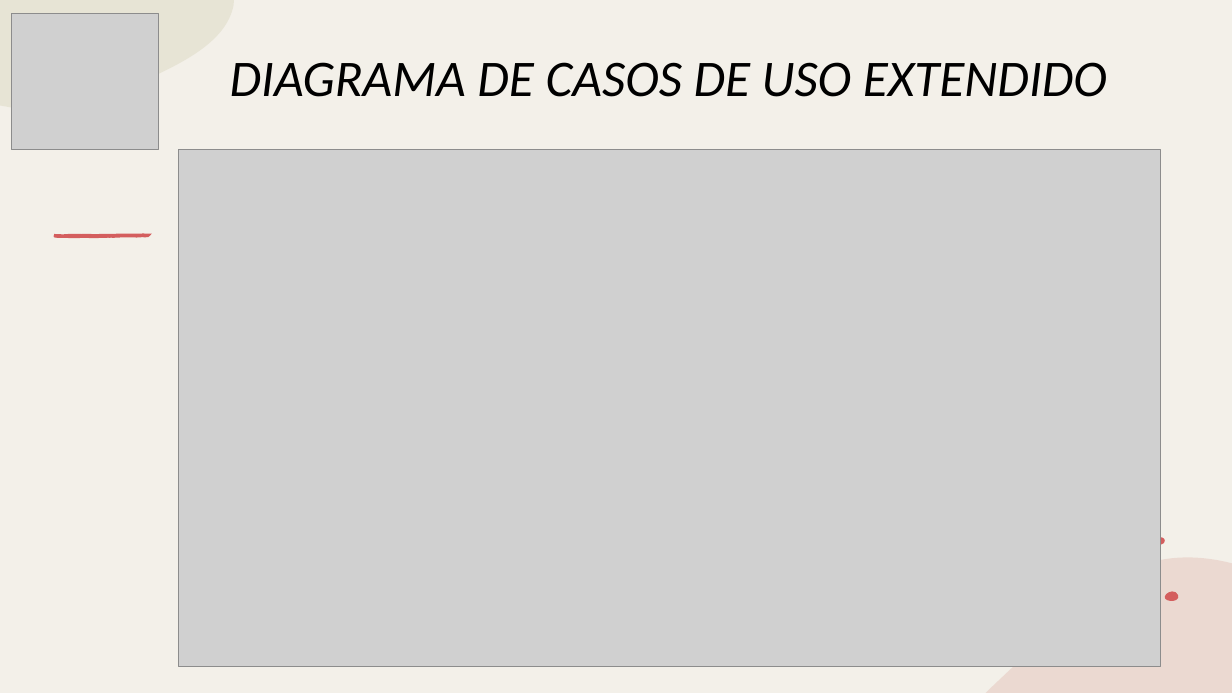
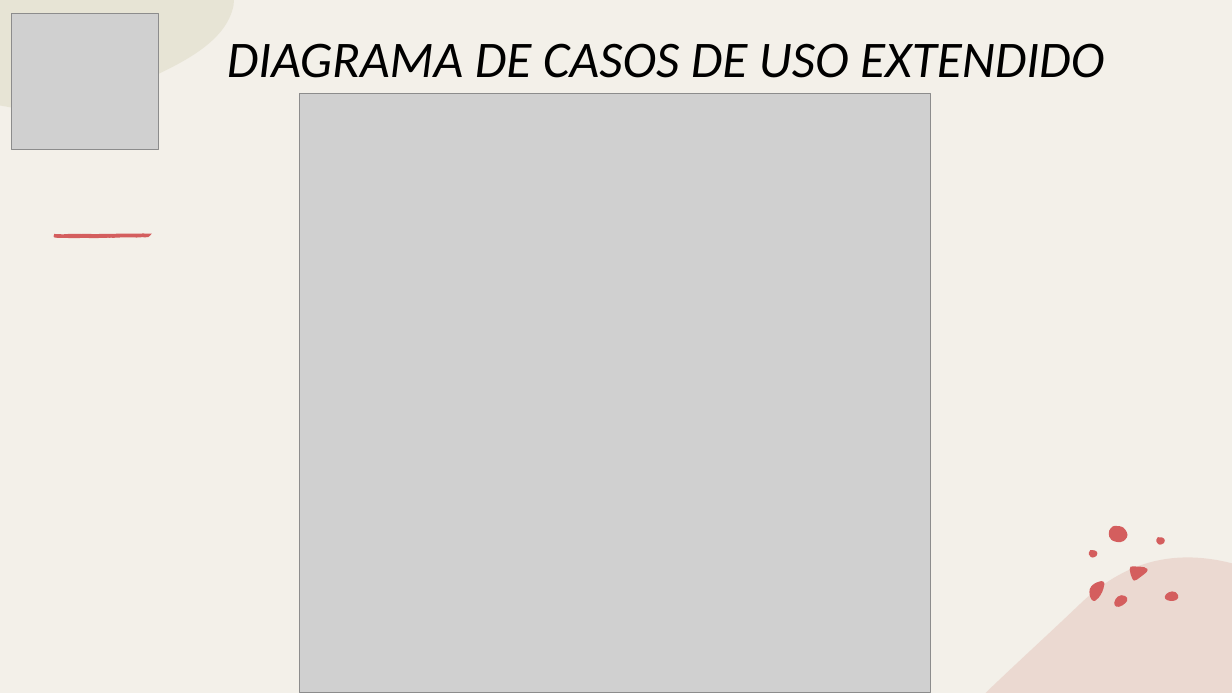
Before and after one commit to huertas-santiago/WebWuky, a slide deck: slide 12 of DOCUENTOS VARIOS/PRESENTACIONES/Presentacion de Proyecto_WUKY.pptx (slide 13 before the commit). Drawn at 1232x693 pixels with LibreOffice and Linux fonts; fonts in the diff are those of the drawing; grey boxes stand for pictures. Boxes give left, top, right and bottom in pixels: in the first picture for what was removed or moved away, otherwise in the second. Text is boxed around its words. In the diff, an @@ line names an element or a change of style, - is before the commit and + after.

```diff
--- a/DOCUENTOS VARIOS/PRESENTACIONES/Presentacion de Proyecto_WUKY.pptx
+++ b/DOCUENTOS VARIOS/PRESENTACIONES/Presentacion de Proyecto_WUKY.pptx
@@ text "DIAGRAMA DE CASOS DE USO ...": place and size @@
-text "DIAGRAMA DE CASOS DE USO ..." at (230,62,1107,97)
+text "DIAGRAMA DE CASOS DE USO ..." at (227,43,1104,78)
@@ picture: place and size @@
-picture at (178,150,1160,667)
+picture at (299,93,931,693)
@@ group added at (1089,526,1148,607): 5 freeform shapes @@
```
Also in this commit, not shown: 6 other slides changed, 2 slides added, 2 slides removed, 6 other files.
